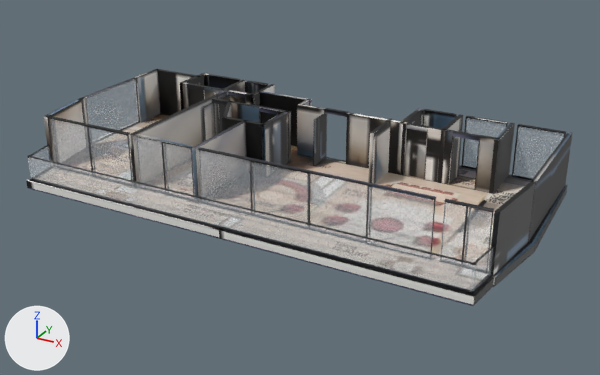
The glTF model _bake/glb/koru-3/model.glb: old version first, new version second.
Both versions are drawn from a camera (50 mm lens) standing at (15.6, -27.3, 13.5) and looking at (0.7, -0.2, -0.1). The lights are fixed; the arrows at lower left show +X, +Y and +Z. The older version comes first. Where no turn or scale is listed for an object, it has been applied to the vertices. Vertices at exactly the same position are counted once.
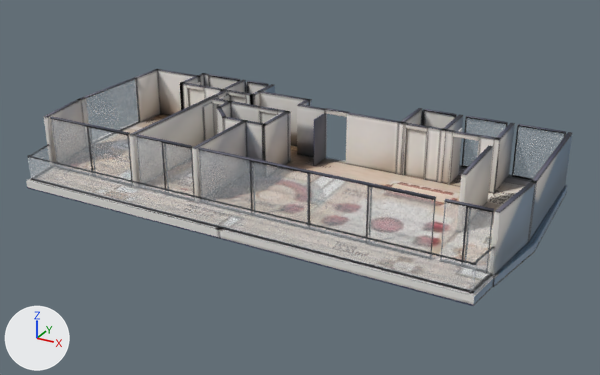
Where the change shows, as pixel boxes (x1, y1, x2, y2) in the pictures (600 x 375 px):
```json
{"object": "Mesh_0", "change": "surface changed, reshaped", "before": [26, 69, 573, 306], "after": [26, 69, 573, 306], "on screen": "lighter"}
{"part": 1, "of": "me_mesh_0", "change": "added", "after": [459, 147, 493, 206]}
{"part": 2, "of": "me_mesh_0", "change": "added", "after": [462, 146, 493, 175]}
{"part": 3, "of": "me_mesh_0", "change": "deleted", "before": [370, 119, 393, 133]}
{"part": 4, "of": "me_mesh_0", "change": "deleted", "before": [368, 122, 390, 184]}
{"part": 5, "of": "me_mesh_0", "change": "reshaped", "before": [225, 101, 232, 117], "after": [216, 101, 232, 134], "on screen": "mostly hidden before"}
{"part": 6, "of": "me_mesh_0", "change": "surface changed", "before": [30, 69, 573, 306], "after": [30, 69, 573, 306]}
```

The change, as JSON lines over the scene's bpy script:
```json
{"block": "mat_baked", "where": "n3 = _N.new('ShaderNodeMapping'); n3.name = 'Mapping'"}
{"op": "set", "path": "n3.inputs[3].default_value", "old": "(15.8, 15.96, 1.0)", "new": "(15.84, 15.96, 1.0)", "note": "'Scale'"}
{"block": "me_mesh_0", "where": "# used by ob_mesh_0; location = (-10.31, 5.11, -0.36)"}
{"op": "remove", "block": "me_mesh_0", "code": "me_mesh_0.from_pydata(...)  # 2896 vertices, 4992 faces; spans x 0.0..20.6, y -10.2..0.0, z 0.0..2.6"}
{"op": "add", "block": "me_mesh_0", "code": "me_mesh_0.from_pydata(...)  # 2934 vertices, 5060 faces; spans x 0.0..20.6, y -10.2..0.0, z 0.0..2.6"}
{"block": "me_mesh_0", "change": "me_mesh_0 part 1: a new loose piece, a box spanning x 17.9..18.07, y -6.23..-3.09, z 0.36..2.61, in mat_baked"}
{"block": "me_mesh_0", "change": "me_mesh_0 part 2: a new loose piece, a box spanning x 17.903..18.076, y -6.228..-3.087, z 2.61..2.623, in mat_baked"}
{"block": "me_mesh_0", "change": "me_mesh_0 part 3: the loose piece of 8 vertices spanning x 13.4..13.5, y -3.9..-2.0, z 2.6 is deleted"}
{"block": "me_mesh_0", "change": "me_mesh_0 part 4: the loose piece of 8 vertices spanning x 13.4..13.5, y -3.9..-2.0, z 0.4..2.6 is deleted"}
{"block": "me_mesh_0", "change": "me_mesh_0 part 5: 5 vertices moved from x 6.2..7.4, y -4.9..-3.0, z 0.0..0.4 to x 6.2..7.4, y -4.9..-3.1, z 0.0..0.4; 17 vertices removed from x 6.2..7.4, y -5.3..-3.0, z 0.0..2.6; 55 vertices added at x 6.1..7.4, y -5.4..-3.1, z 0.0..2.6"}
{"block": "me_mesh_0", "change": "me_mesh_0 part 6: 1972 kept faces spanning x 0.0..20.6, y -10.2..0.0, z 0.0..2.6 get new texture (UV) coordinates"}
```
